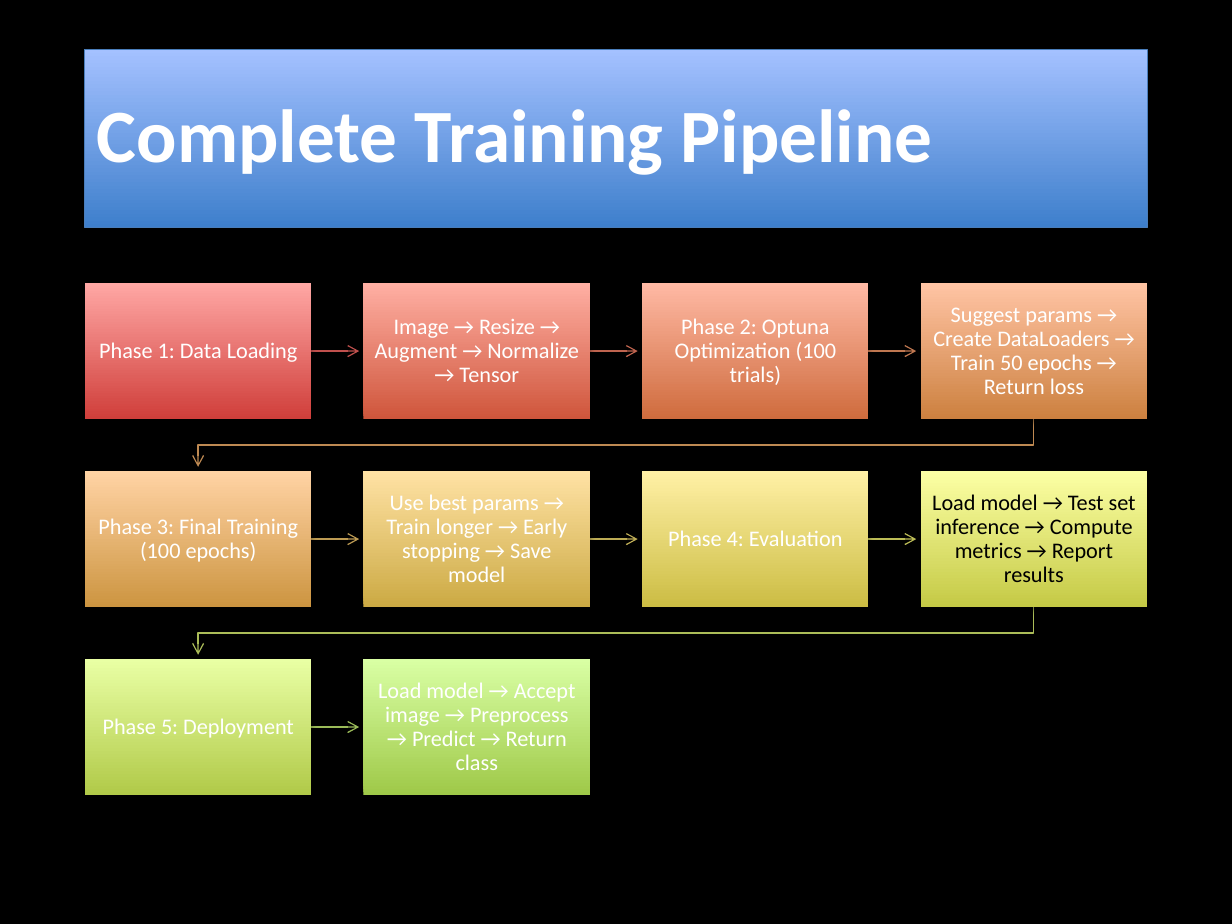
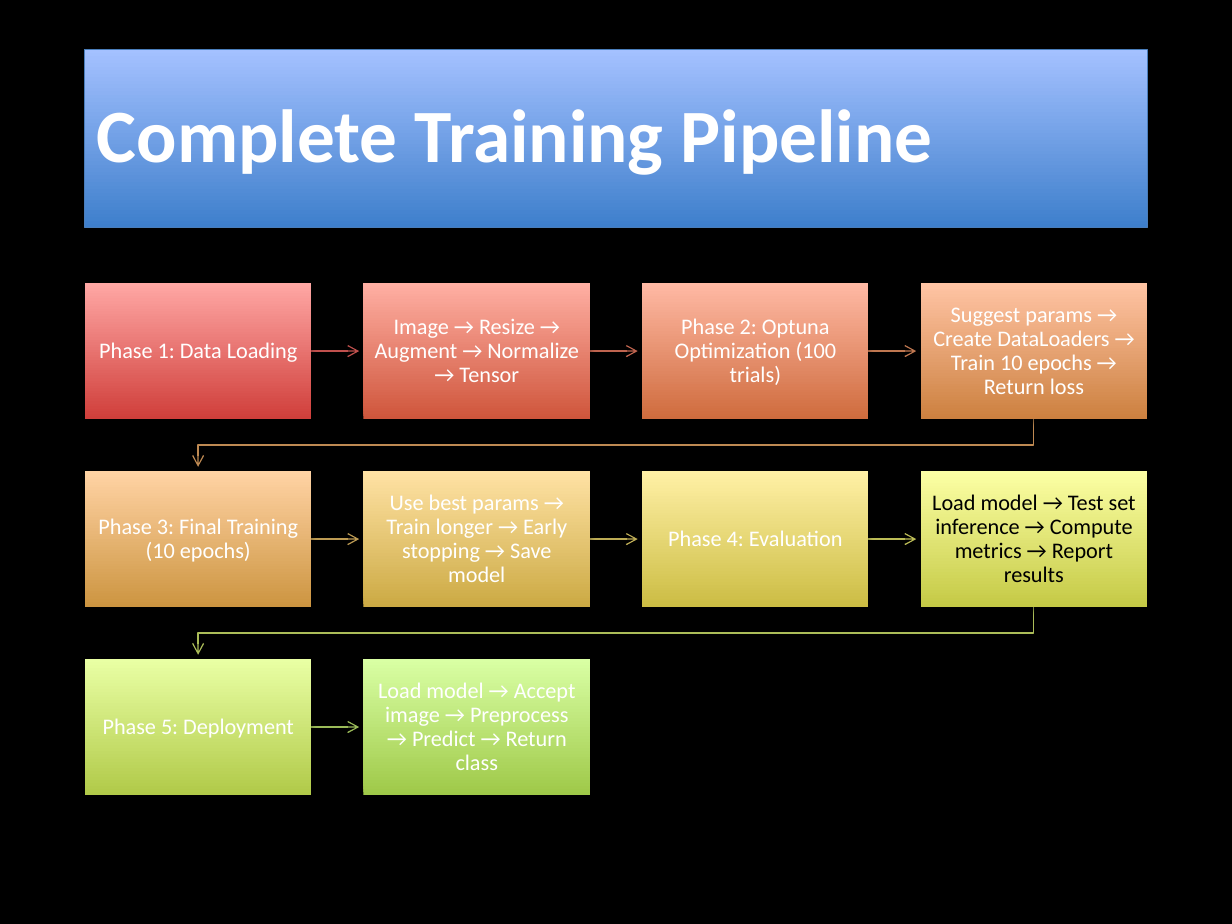
Before and after one commit to Bernardo1205/Deep-Learning, a slide deck: slide 21 of src/assignment-2/CNN/CNN_Classification_Report.pptx (slide 15 before the commit). Drawn at 1232x924 pixels with LibreOffice and Linux fonts; fonts in the diff are those of the drawing; background and template pictures are left out. Boxes give left, top, right and bottom in pixels: in the first picture for what was removed or moved away, otherwise in the second. Text is boxed around its words. In the diff, an @@ line names an element or a change of style, - is before the commit and + after.

```diff
--- a/src/assignment-2/CNN/CNN_Classification_Report.pptx
+++ b/src/assignment-2/CNN/CNN_Classification_Report.pptx
@@ text at (x1=933, y1=307, x2=1109, y2=394): text changed @@
-Suggest params → Create DataLoaders → Train 50 epochs → Return loss
+Suggest params → Create DataLoaders → Train 10 epochs → Return loss
@@ text at (x1=98, y1=518, x2=298, y2=562): text changed @@
-Phase 3: Final Training (100 epochs)
+Phase 3: Final Training (10 epochs)
```
Also in this commit, not shown: 6 other slides changed, 8 slides added, 4 slides removed.
